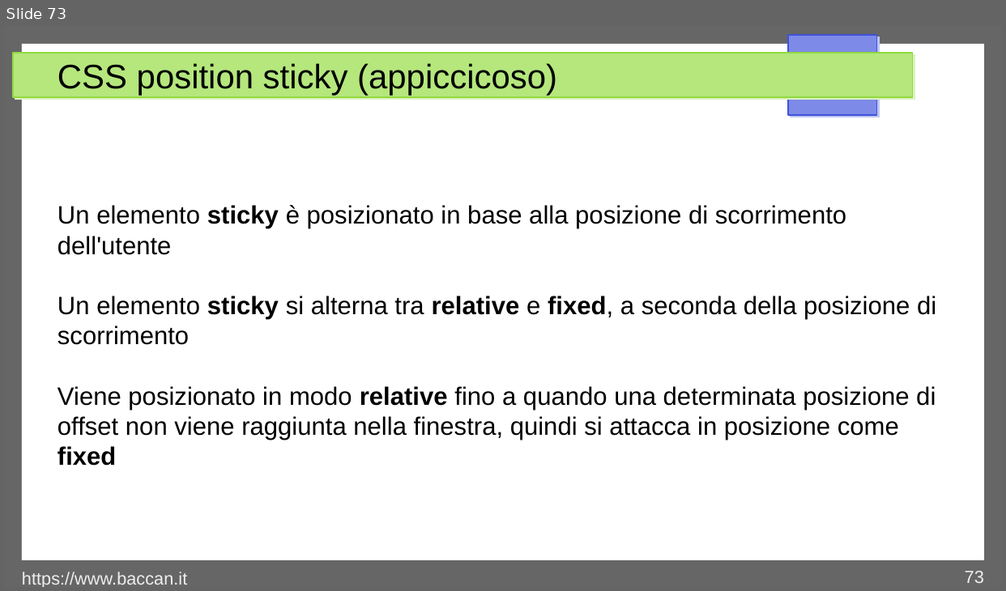
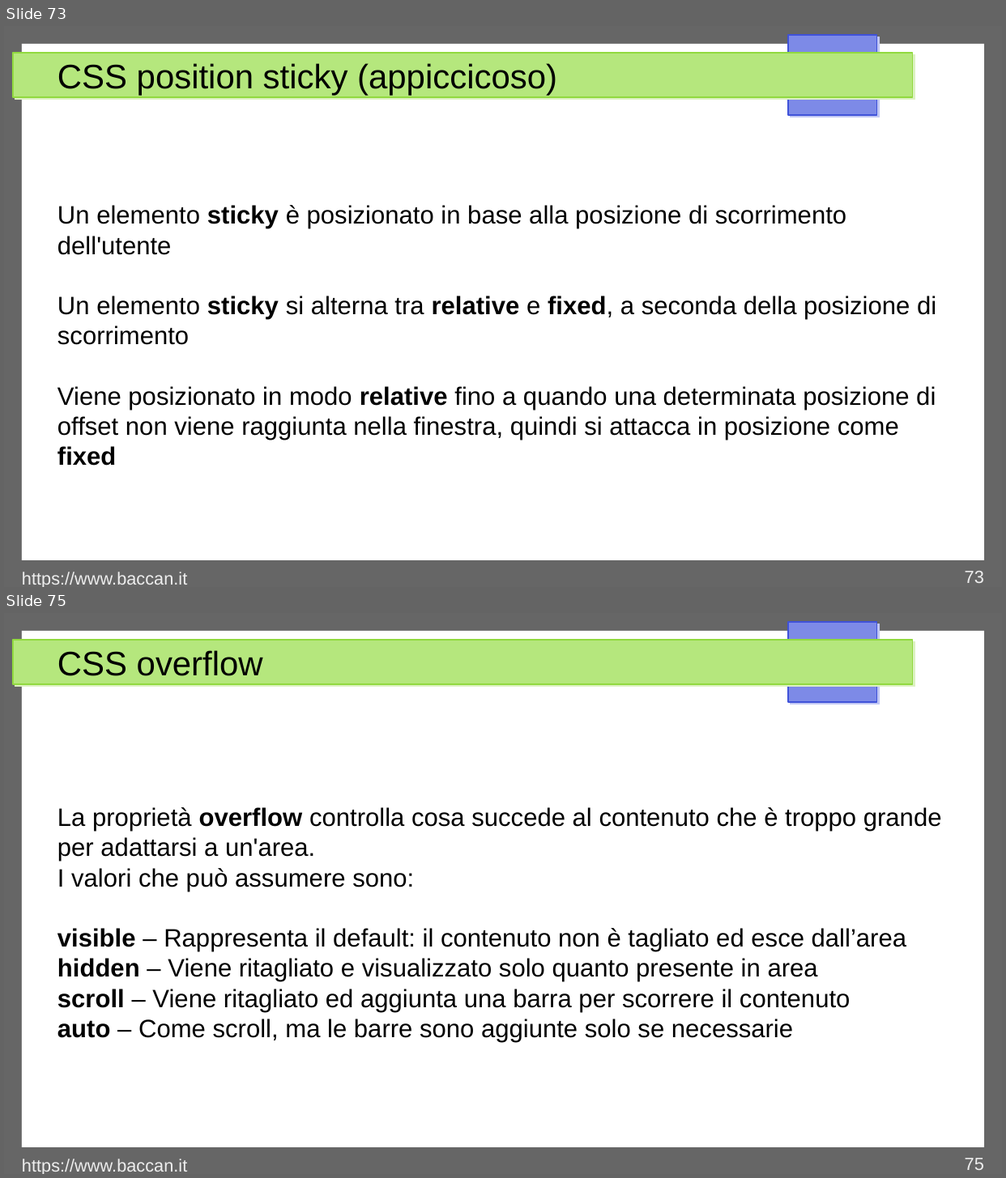
Before and after one commit to matteobaccan/CorsoCSS, a slide deck: Chapter_css.odp. Shown one above the other, each under a label of ours: slide 73 before the commit, slides 73 and 75 after it; the slides between them are not shown. The pictures are 1006x591 and 1006x1178 pixels, drawn with LibreOffice and Linux fonts; fonts in the diff are those of the drawing. Boxes give left, top, right and bottom in pixels: in the first picture for what was removed or moved away, otherwise in the second. Text is boxed around its words. In the diff, an @@ line names an element or a change of style, - is before the commit and + after.

Commit message:
float, zindex e overflow

```diff
--- a/Chapter_css.odp
+++ b/Chapter_css.odp
@@ slide 75 added at <box>4,613,1002,1174</box>, background #FFFFFF; not listed: 4 template elements that a slide beside it also shows @@
@@ title added at <box>57,650,263,676</box>, 27 pt, text #000000 @@
+CSS overflow
@@ text added at <box>57,807,942,1042</box>, 20 pt, text #000000 @@
+La proprietà overflow controlla cosa succede al contenuto che è troppo grande per adattarsi a un'area.
+I valori che può assumere sono:
+visible – Rappresenta il default: il contenuto non è tagliato ed esce dall’area
+hidden – Viene ritagliato e visualizzato solo quanto presente in area
+scroll – Viene ritagliato ed aggiunta una barra per scorrere il contenuto
+auto – Come scroll, ma le barre sono aggiunte solo se necessarie
@@ text added at <box>22,1159,187,1174</box>, 14 pt, text #EEEEEE @@
+https://www.baccan.it
@@ page number added at <box>965,1158,984,1170</box>, 14 pt, text #EEEEEE @@
+75
```
Also in this commit, not shown: 2 other slides added, 4 other files.
